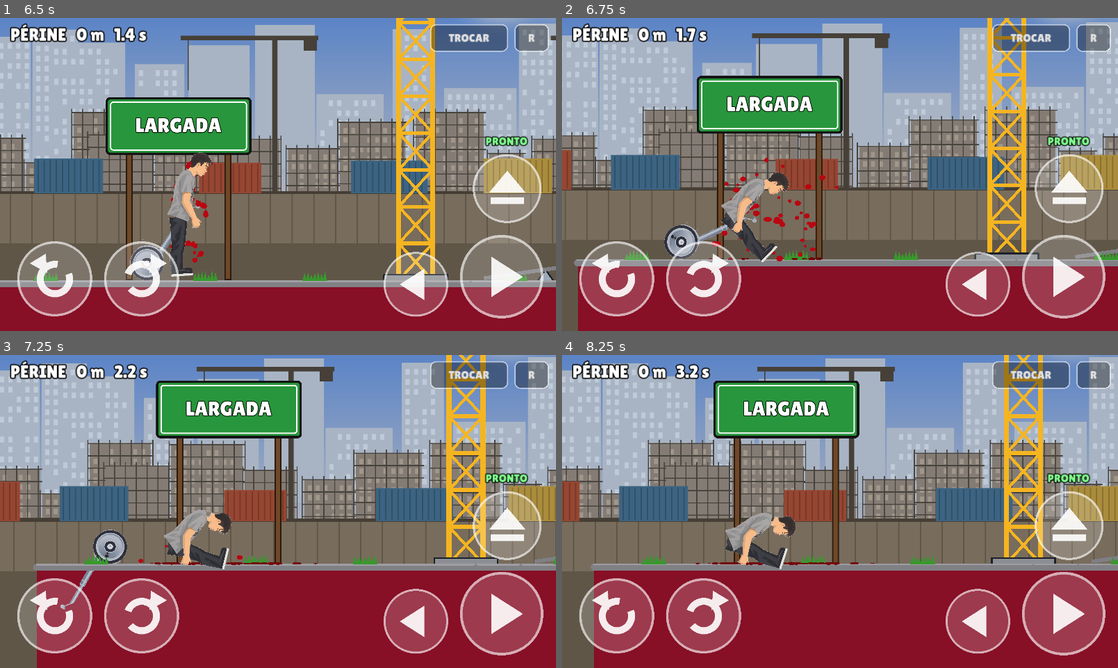
Above: before the commit, frames 1-4 (two rows, left to right).
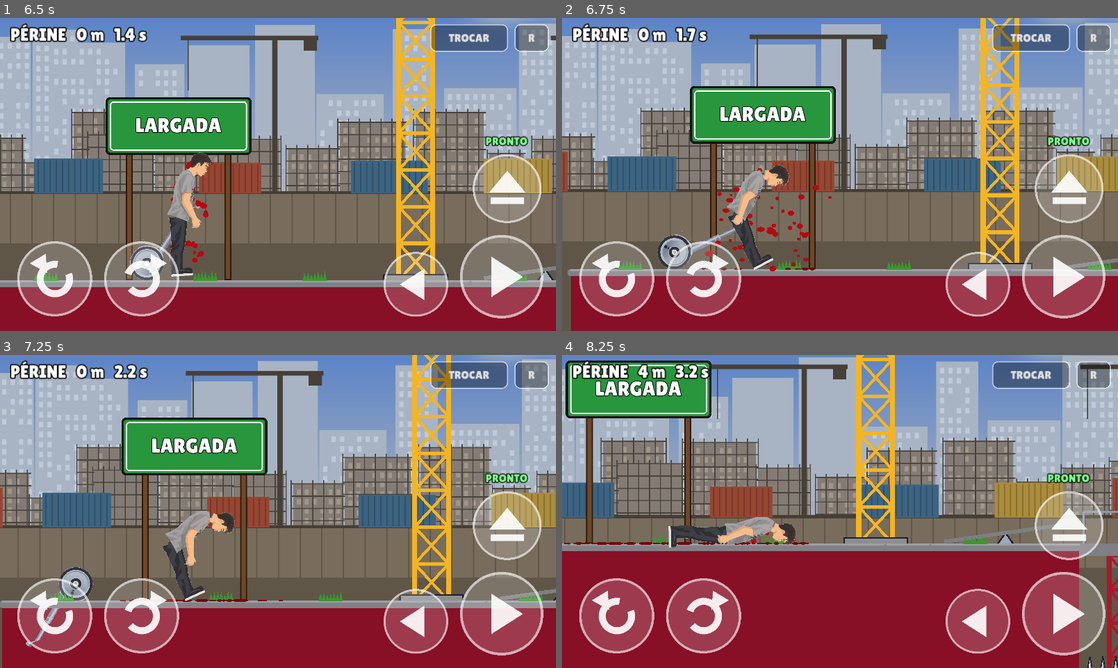
Above: after the commit, the same moments.

Repository: site-oficial-br-y/variant.agencia
Game: Godot game, scene res://levels/Abertura.tscn
The game is run twice, just before and just after one commit, with the same random seed, the same clock (stepped at 60 frames per second) and the same inputs.
Inputs (mouse positions are in pixels of both pictures, inside the frame that each line leads up to):
- Up to frame 1 (6.5 s): tap Enter at 0.5 s; move the mouse to (400, 158) at 0.52 s; hold D 0.53-1.25 s; tap Space (eject) at 0.6, 6.05 s; click (400, 158) at 0.67 s; click (511, 290) at 1.25 s; click "FASE 1" at 2 s; click "R" at 2.75 s; click "TROCAR" at 3.5 s; click (511, 290) at 4.25 s; click "FASE 2" at 5 s; move the mouse to (166, 190) at 5.77 s; hold Left (brake) from 5.78 s (still down); tap C (bomba) at 5.85 s
- Up to frame 2 (6.75 s): move the mouse to (895, 105) at 6.52 s; release Left (brake) at 6.53 s; hold D from 6.53 s (still down); tap Space (eject) at 6.6 s
- Up to frame 3 (7.25 s): keep holding D
- Up to frame 4 (8.25 s): move the mouse to (812, 574) at 7.27 s; release D at 7.28 s; hold Right (accelerate) 7.28-8.03 s; tap Shift (especial) at 7.35 s; click (812, 574) at 7.42 s; tap Space (eject) at 7.55 s; move the mouse to (1006, 558) at 8.02 s; hold A from 8.03 s (still down); tap X at 8.1 s

Frame 1 is identical in both runs. In frame 2, 25% of the frame differs, in the area x 0-100%, y 0-100%; in frame 3, 41%; in frame 4, 51%.

Commit message:
Bicho Ehn: limite duro nas juntas (cabeca nao vira pra dentro do peito)
Co-Authored-By: Claude Opus 5.5 <noreply@anthropic.com>
Claude-Session: https://claude.ai/code/session_014hX2KsBke7Sq6MsZDXhCCQ

Diff:
--- a/jogo-godot/actors/Player.gd
+++ b/jogo-godot/actors/Player.gd
@@ -783,8 +783,9 @@
 		pj.disable_collision = true
 		pj.softness = 0.0
 		pj.angular_limit_enabled = true
-		pj.angular_limit_lower = -deg_to_rad(float(j["lim"]) * 0.55)
-		pj.angular_limit_upper = deg_to_rad(float(j["lim"]) * 0.55)
+		var lim_j := 28.0 if j["b"] == "cabeca" else float(j["lim"]) * 0.55
+		pj.angular_limit_lower = -deg_to_rad(lim_j)
+		pj.angular_limit_upper = deg_to_rad(lim_j)
 		juntas[j["b"]] = pj
 		_ang0[j["b"]] = corpos[j["b"]].rotation - corpos[j["a"]].rotation
 	boneco.queue_free()
@@ -804,6 +805,14 @@
 		var wrel := rb.angular_velocity - ra.angular_velocity
 		var forca := 0.35 if morto else 1.0
 		var t := (-rel * 4.0 - wrel * 1.0) * forca
+		# limite duro (o do PinJoint2D escapa): passou do ângulo, empurra de volta com força
+		# e corta o giro pra fora. Pescoço mais curto: a cabeça não entra no peito.
+		var lim := deg_to_rad(28.0 if b == "cabeca" else float(j["lim"]) * 0.6)
+		if absf(rel) > lim:
+			var passou := rel - signf(rel) * lim
+			t += -passou * 120.0 - wrel * 12.0
+			if signf(wrel) == signf(rel):
+				rb.angular_velocity = ra.angular_velocity + wrel * 0.3
 		rb.apply_torque(t * _inercia(rb))
 		ra.apply_torque(-t * _inercia(rb) * 0.5)
 
Not shown, changed: rodas/godot/index.html
Not shown, changed: rodas/godot/index.pck
